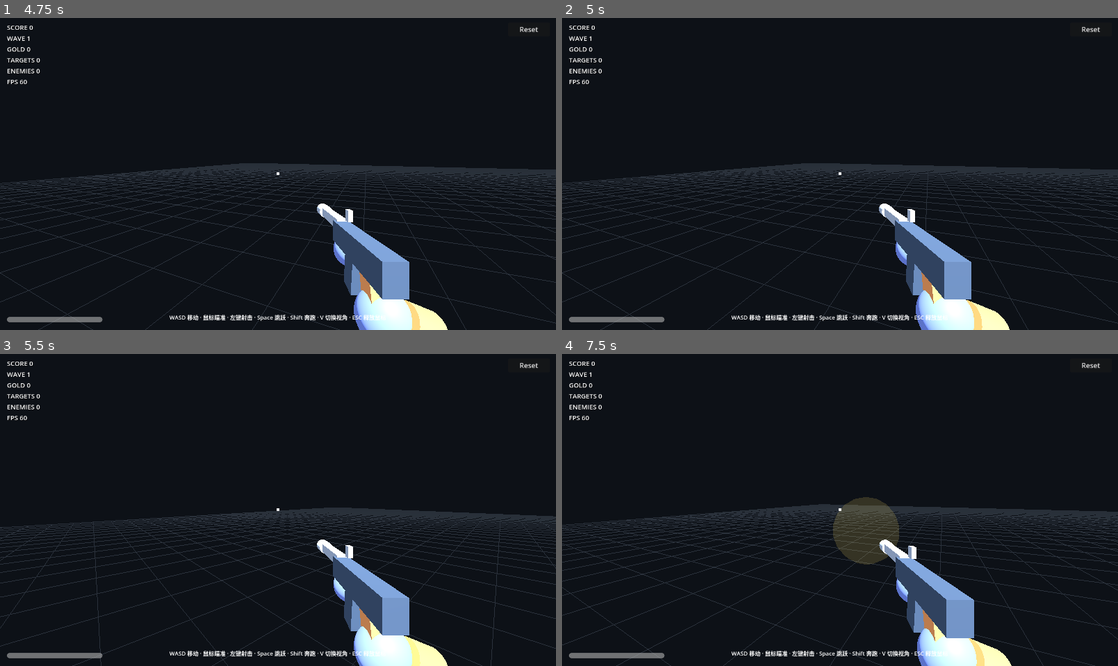
Above: before the commit, frames 1-4 (two rows, left to right).
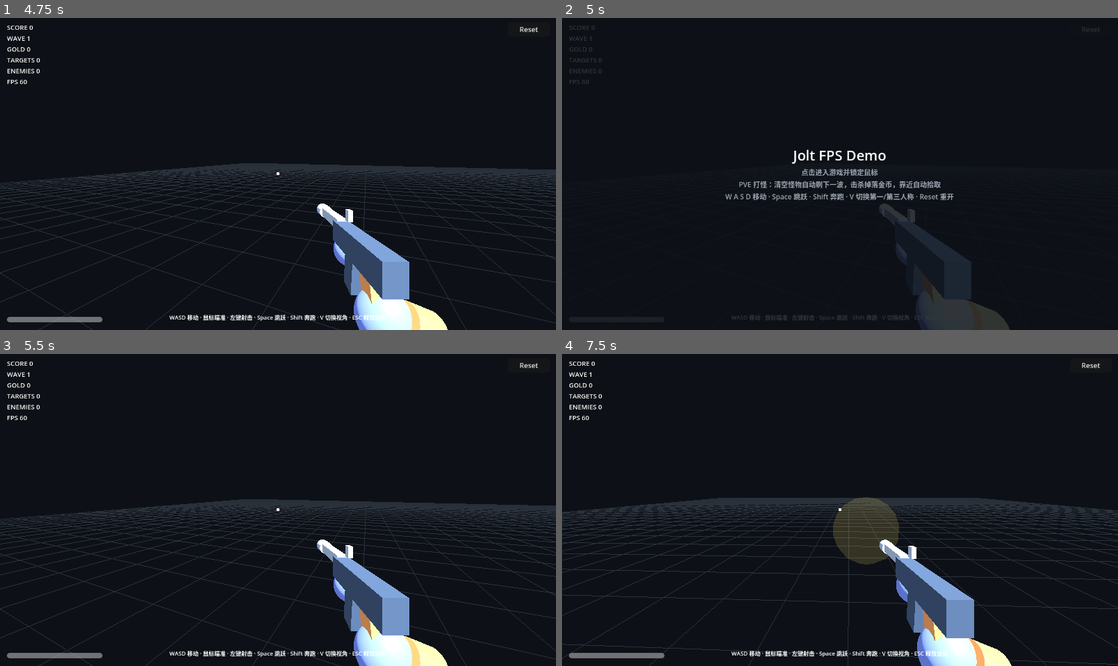
Above: after the commit, the same moments.

Repository: beijian128/fps
Game: Godot game, scene res://scenes/main.tscn
Two runs of this game, one before a commit and one after it. Both use one fixed random seed, a clock stepped at 60 frames per second and the inputs below.
Inputs (mouse positions are in pixels of both pictures, inside the frame that each line leads up to):
- Up to frame 1 (4.75 s): tap Enter at 0.5 s; move the mouse to (400, 158) at 0.52 s; hold D 0.53-1.25 s; tap V at 0.6, 2.85, 4.35 s; click (400, 158) at 0.67 s; tap Space at 0.77 s; click "Reset" at 1.25 s; move the mouse to (250, 174) at 2.02 s; hold W from 2.03 s (still down); tap Shift at 2.1, 3.6 s; click (250, 174) at 2.17 s; move the mouse to (289, 167) at 2.77 s; click (289, 167) at 2.92 s; move the mouse to (272, 177) at 3.52 s; click (272, 177) at 3.67 s; move the mouse to (316, 177) at 4.27 s; click (316, 177) at 4.42 s
- Up to frame 2 (5 s): keep holding W; tap Escape at 4.9 s
- Up to frame 3 (5.5 s): keep holding W; move the mouse to (233, 506) at 5.02 s; tap Shift at 5.1 s; click (233, 506) at 5.17 s
- Up to frame 4 (7.5 s): move the mouse to (845, 510) at 5.77 s; tap V at 5.85, 7.35 s; click (845, 510) at 5.92 s; move the mouse to (817, 503) at 6.52 s; release W at 6.53 s; hold D 6.53-7.28 s; tap Shift at 6.6 s; click (817, 503) at 6.67 s; move the mouse to (867, 506) at 7.27 s; hold W from 7.28 s (still down); click (867, 506) at 7.42 s

Frame 1 is identical in both runs. In frame 2, 12% of the frame differs, in the area x 0-100%, y 2-100%; in frame 3, 9.7%; in frame 4, 10%.

Commit message:
fix: harden server/client networking and gameplay consistency
Server (joltgo):
- ecs: Destroy fully unregisters physical entities so empty-archetype rows/rec entries stop accumulating in long sessions (logic-entity recycle unchanged)
- sim: wave counts now match docs (3,4,5,6,...); clamp client-reported horizontal speed to maxPlayerSpeed; respawn writes Position component and clears velocity same-tick; Init is idempotent; add Simulation.Shutdown
- wrapper: contact polling pops up to N per call and keeps the remainder (no silent truncation over buffer); EnsureJoltInitialized uses std::call_once
- ws: single-writer output channel (control frames go through writeLoop), writeLoop self-removes on error, readLoop reuses the hijacked buffered reader, protocol validation (version 13, RSV/opcode/control-length/masked); graceful shutdown on Ctrl+C in main

Client (godot_client):
- same-step snapshots deduped by content: shoot/reset push frames with new bodies are accepted in place (keep t, reject stale frames that delete bodies)
- receive watchdog force-reconnects half-open connections; reconnect clears body entities and last-projectile state
- monsters anchored to the capsule base (no longer hovering); metalness -> metallic (Godot 4); explicit ESC releases mouse; jump only queued while captured

Tests: new Go unit tests (external destroy, Add2/Add4 + QueryEach3/4, input clamp, same-tick respawn, Init idempotent) and Godot headless regression tests (same-step dedup, reconnect cleanup).

Diff:
--- a/godot_client/scripts/body_entity.gd
+++ b/godot_client/scripts/body_entity.gd
@@ -51,11 +51,21 @@
 	_simple_mesh = mi
 
 func _build_monster(body: Dictionary) -> void:
-	var r := maxf(0.25, float((body.get("size", [0.35, 0.5, 0.0]) as Array)[0]))
+	var size_a: Array = body.get("size", [0.35, 0.5, 0.0])
+	var r := maxf(0.25, float(size_a[0]))
+	var half := maxf(0.0, float(size_a[1]))
+
+	# 服务端敌人胶囊的 pos 是胶囊中心（底部 = 中心 - (半高 + 半径)），而卡通模型的
+	# 最低点是腿部（局部约 -0.96*r）。把整个视觉组下移 (半高 + 半径) - 0.96*r，
+	# 让怪物脚底贴地、与物理胶囊一致，而不是悬浮在半空。
+	var ground := Node3D.new()
+	ground.name = "GroundAnchor"
+	ground.position.y = -(half + r) + r * 0.96
+	add_child(ground)
 
 	_bob = Node3D.new()
 	_bob.name = "Bob"
-	add_child(_bob)
+	ground.add_child(_bob)
 
 	# 身体：大扁球，肚皮更浅色的小球叠在前下方。
 	var body_mesh := SphereMesh.new()
@@ -117,7 +127,7 @@
 	var mat := StandardMaterial3D.new()
 	mat.albedo_color = color
 	mat.roughness = 0.55
-	mat.metalness = 0.0
+	mat.metallic = 0.0
 	mi.material_override = mat
 	parent.add_child(mi)
 	return mi
@@ -164,19 +174,19 @@
 		mat.emission_enabled = true
 		mat.emission = Color("550000")
 		mat.roughness = 0.35
-		mat.metalness = 0.1
+		mat.metallic = 0.1
 	elif b.get("static", false):
 		mat.albedo_color = Color("6e7681")
 		mat.roughness = 0.9
 	else:
 		mat.albedo_color = Color("d08a4e")
 		mat.roughness = 0.65
-		mat.metalness = 0.05
+		mat.metallic = 0.05
 	return mat
 
 func _signature(b: Dictionary) -> String:
 	var size: Array = b.get("size", [0.0, 0.0, 0.0])
-	return "%d|%s|%s|%s|%s|%.5f" % [
+	return "%d|%s|%s|%s|%s|%.5f|%.5f" % [
 		int(b.get("type", 0)), b.get("static", false), b.get("target", false),
-		b.get("enemy", false), b.get("projectile", false), float(size[0]),
+		b.get("enemy", false), b.get("projectile", false), float(size[0]), float(size[1]),
 	]
--- a/godot_client/scripts/fps_client.gd
+++ b/godot_client/scripts/fps_client.gd
@@ -1,38 +1,58 @@
 extends Node
 ## 与游戏服务端的 WebSocket 传输层：只负责连接管理、收发与 JSON 编解码，
 ## 游戏逻辑不感知网络细节。连接断开后自动重连并补推快照。
+##
+## 活性保障：服务端每 tick（50 ms）都推送快照，因此用"N 秒收不到任何数据"
+## 作为接收看门狗——半开连接（对端崩溃不发 FIN、路由丢包、休眠唤醒）不会让
+## WebSocketPeer 进入 CLOSED，此时强制重建连接，避免画面永久冻结。
 
 signal state_received(state: Dictionary)  # 服务端推送的状态快照
 signal connection_changed(connected: bool) # 连接状态变化
 
 const WS_URL := "ws://localhost:8080/"
 const RETRY_SECS := 1.0
+const RECV_TIMEOUT := 2.5  # 秒：20 Hz 推送下正常间隔 ~50ms，远小于此阈值
 
 var _ws := WebSocketPeer.new()
 var _retry_at := 0.0
+var _last_recv := 0.0  # 最近一次收到数据的时间戳（秒）
 var connected := false
 
 func _ready() -> void:
 	_ws.connect_to_url(WS_URL)
 
 func _process(_delta: float) -> void:
+	var now := Time.get_ticks_msec() / 1000.0
 	_ws.poll()
 	match _ws.get_ready_state():
 		WebSocketPeer.STATE_OPEN:
 			if not connected:
 				connected = true
+				_last_recv = now
 				connection_changed.emit(true)
 			while _ws.get_available_packet_count() > 0:
 				_handle_packet(_ws.get_packet())
+				_last_recv = now
+			if now - _last_recv > RECV_TIMEOUT:
+				_force_reconnect()
 		WebSocketPeer.STATE_CLOSED:
 			if connected:
 				connected = false
 				connection_changed.emit(false)
-			var now := Time.get_ticks_msec() / 1000.0
 			if now >= _retry_at:
 				_retry_at = now + RETRY_SECS
 				_ws = WebSocketPeer.new()
 				_ws.connect_to_url(WS_URL)
+
+## 强制重连：旧 peer 可能停在一个永远不会进入 CLOSED 的半开连接上（对端已死、
+## 没有 FIN/RST 回来），继续等待只会冻结画面。直接丢弃旧 peer 并立即重连。
+func _force_reconnect() -> void:
+	if connected:
+		connected = false
+		connection_changed.emit(false)
+	_ws = WebSocketPeer.new()
+	_retry_at = 0.0
+	_ws.connect_to_url(WS_URL)
 
 func _handle_packet(pkt: PackedByteArray) -> void:
 	var data: Variant = JSON.parse_string(pkt.get_string_from_utf8())
--- a/godot_client/scripts/main.gd
+++ b/godot_client/scripts/main.gd
@@ -63,6 +63,7 @@
 var _last_score := 0
 var _last_health := 100.0
 var _prev_projectiles := {}  # id -> Vector3
+var _snap_sig := ""  # 最近一次已接受快照的内容摘要（step 无关），同 step 帧去重用
 var _hit_flash: ColorRect
 # 自动化测试钩子：无头环境无法真正捕获鼠标，设置该环境变量后视作已捕获。
 var _capture_override := OS.get_environment("JOLT_FORCE_CAPTURE") != ""
@@ -80,20 +81,33 @@
 	if not connected:
 		_prev_snap = {}
 		_next_snap = {}
+		_snap_sig = ""
 		for id in _res_nodes:
 			_res_nodes[id]["node"].queue_free()
 		_res_nodes = {}
+		# 刚体渲染节点与"上一帧弹丸"一并清空：避免旧刚体以冻结姿势残留到被新
+		# 快照 diff 移除，也避免重连后旧弹丸的消失被误判成"命中"爆闪。
+		for id in _entities:
+			_entities[id].queue_free()
+		_entities = {}
+		_prev_projectiles = {}
 
 func _process(delta: float) -> void:
 	if delta > 0.0:
 		_fps_ema += (1.0 / delta - _fps_ema) * 0.08
 
-	# 跳跃在按下瞬间排队，随下一帧输入上报给服务端。
+	# 仅锁定时上报移动输入（每渲染帧一次 ≈ 60 Hz）；释放时补一条静止输入，
+	# 避免服务端沿用上次的速度继续移动。
+	var captured := _capture_override or Input.mouse_mode == Input.MOUSE_MODE_CAPTURED
+
+	# 跳跃在按下瞬间排队，随下一帧输入上报给服务端。未锁定时（标题遮罩/鼠标
+	# 已释放）不排队也不播音效，避免把过期的跳跃误发出去或空播音效。
 	var space := Input.is_key_pressed(KEY_SPACE)
 	if space and not _jump_held:
-		_jump_queued = true
 		_jump_held = true
-		sfx.play("jump")
+		if captured:
+			_jump_queued = true
+			sfx.play("jump")
 	if not space:
 		_jump_held = false
 
@@ -104,9 +118,6 @@
 		_hud_score, _hud_wave, _hud_gold, _hud_targets, _hud_enemies, roundi(_fps_ema),
 	]
 
-	# 仅锁定时上报移动输入（每渲染帧一次 ≈ 60 Hz）；释放时补一条静止输入，
-	# 避免服务端沿用上次的速度继续移动。
-	var captured := _capture_override or Input.mouse_mode == Input.MOUSE_MODE_CAPTURED
 	overlay.visible = not captured
 	if captured:
 		fps_client.send_input(_wish_velocity(), _jump_queued)
@@ -125,6 +136,9 @@
 	elif event is InputEventKey and event.pressed and event.keycode == KEY_V:
 		_third_person = not _third_person
 		_apply_camera_mode()
+	elif event is InputEventKey and event.pressed and event.keycode == KEY_ESCAPE:
+		# 显式释放鼠标（不依赖引擎对 ESC 的默认行为）。
+		Input.mouse_mode = Input.MOUSE_MODE_VISIBLE
 
 func _unhandled_input(event: InputEvent) -> void:
 	if Input.mouse_mode == Input.MOUSE_MODE_CAPTURED:
@@ -186,20 +200,36 @@
 	_store_snapshot(s)
 
 ## 推流时序维护：tick 连续则滚动双缓冲；跳号（重置/重连）清空插值缓冲。
+##
+## 服务端在 shoot/reset 后会"立即补推"一帧：它与上一帧同 step，但内容可能已变
+## （例如刚发射的弹丸）。因此同 step 帧按「内容」而非逐字去重：
+##   - 内容未变（tick 广播与补推的重复帧）→ 忽略；
+##   - 内容新增/更新（且未删除当前帧已有的刚体）→ 原地刷新下一帧。保留原
+##     到达时间 t，避免高速刚体在插值中回跳；补推只增删弹丸，刚体位置不变。
+##   - 含删除的同 step 帧视为迟到的旧内容（补推帧只会新增），跳过以防回退。
 func _store_snapshot(s: Dictionary) -> void:
 	if _next_snap.is_empty():
 		_next_snap = _parse_snapshot(s, Time.get_ticks_msec() / 1000.0)
+		_snap_sig = _frame_sig(s)
 		_render_resources(_next_snap["resources"])
 		return
 	var last_step := int(_next_snap["step"])
 	var step := int(s.get("step", 0))
 	if step == last_step:
+		if _frame_sig(s) == _snap_sig or not _frame_keeps_bodies(s, _next_snap):
+			return
+		_next_snap = _parse_snapshot(s, float(_next_snap["t"]))
+		_snap_sig = _frame_sig(s)
+		_update_hud(s)
+		_detect_impacts(_next_snap["bodies"])
+		_render_resources(_next_snap["resources"])
 		return
 	if step == last_step + 1:
 		_prev_snap = _next_snap
 	else:
 		_prev_snap = {}
 	_next_snap = _parse_snapshot(s, Time.get_ticks_msec() / 1000.0)
+	_snap_sig = _frame_sig(s)
 	_update_hud(s)
 	_detect_impacts(_next_snap["bodies"])
 	_render_resources(_next_snap["resources"])
@@ -231,6 +261,35 @@
 		"bodies": bodies, "player": feet, "resources": resources,
 	}
 
+## 内容摘要（与 step 无关）：刚体/金币按服务端的 id 升序取位置，附玩家位置。
+## 用于同 step 重复推送的快速比较；位置保留 3 位小数以容忍 JSON 往返浮点噪声。
+func _frame_sig(s: Dictionary) -> String:
+	var parts := PackedStringArray()
+	for b: Variant in s.get("bodies", []):
+		var bd: Dictionary = b
+		var p: Array = bd.get("pos", [0.0, 0.0, 0.0])
+		parts.append("%d@%.3f,%.3f,%.3f" % [int(bd.get("id", 0)), float(p[0]), float(p[1]), float(p[2])])
+	parts.append("|")
+	for r: Variant in s.get("resources", []):
+		var rd: Dictionary = r
+		var rp: Array = rd.get("pos", [0.0, 0.0, 0.0])
+		parts.append("%d@%.3f,%.3f,%.3f" % [int(rd.get("id", 0)), float(rp[0]), float(rp[1]), float(rp[2])])
+	var pp: Array = s.get("player", {}).get("pos", [0.0, 0.0, 0.0])
+	parts.append("P%.3f,%.3f,%.3f" % [float(pp[0]), float(pp[1]), float(pp[2])])
+	return "\n".join(parts)
+
+## 新帧是否未删除当前帧里已有的刚体：同 step 的补推帧只会新增（弹丸）/更新位置
+## （Reset），删除只发生在 step 递增的 tick 广播里；含删除的同 step 帧当作迟到的
+## 旧内容跳过，避免把刚出现的新弹丸"冲掉"。
+func _frame_keeps_bodies(s: Dictionary, snap: Dictionary) -> bool:
+	var next_ids := {}
+	for b: Variant in s.get("bodies", []):
+		next_ids[int((b as Dictionary).get("id", 0))] = true
+	for id in (snap["bodies"] as Dictionary).keys():
+		if not next_ids.has(int(id)):
+			return false
+	return true
+
 ## 影子跟随：alpha = 距新快照到达的时间 / TICK，在 prev/next 之间插值。
 func _render_interpolated() -> void:
 	if _next_snap.is_empty():
@@ -309,7 +368,7 @@
 	gold_mat.emission = Color("ff9c3f")
 	gold_mat.emission_energy_multiplier = 0.35
 	gold_mat.roughness = 0.35
-	gold_mat.metalness = 0.5
+	gold_mat.metallic = 0.5
 	coin.material_override = gold_mat
 	root.add_child(coin)
 
@@ -442,7 +501,7 @@
 	var mat := StandardMaterial3D.new()
 	mat.albedo_color = color
 	mat.roughness = 0.6
-	mat.metalness = 0.0
+	mat.metallic = 0.0
 	mi.material_override = mat
 	parent.add_child(mi)
 	return mi
--- /dev/null
+++ b/godot_client/tests/reconnect_cleanup_test.gd
@@ -0,0 +1,47 @@
+extends SceneTree
+## 开发回归测试：验证断线时 _on_connection(false) 会把刚体渲染实体、金币节点与
+## "上一帧弹丸"全部清空（否则旧刚体以冻结姿势残留、重连后旧弹丸消失被误判命中）。
+## 运行：godot --headless --path <项目> --script res://tests/reconnect_cleanup_test.gd
+##（无需服务端：直接驱动主场景内部状态。）
+
+func _initialize() -> void:
+	_run()
+
+func _check(cond: bool, msg: String) -> bool:
+	if not cond:
+		print("RECONNECT_CLEANUP FAIL: ", msg)
+		quit(1)
+		return false
+	return true
+
+func _run() -> void:
+	var game = load("res://scenes/main.tscn").instantiate()
+	root.add_child(game)
+	await process_frame
+	await process_frame
+
+	# 模拟连接中残留的状态：一个渲染刚体节点 + 一枚金币节点 + 上一帧的弹丸。
+	var be = preload("res://scripts/body_entity.gd").new()
+	root.add_child(be)
+	game._entities[7] = be
+	var coin := Node3D.new()
+	root.add_child(coin)
+	game._res_nodes[5] = {"node": coin}
+	game._prev_projectiles = {3: Vector3.ZERO}
+	game._next_snap = {"step": 40, "bodies": {}}
+	game._prev_snap = {"step": 39, "bodies": {}}
+
+	game._on_connection(false)
+	await process_frame
+
+	if not _check(game._entities.is_empty(), "断线后 _entities 应被清空"): return
+	if not _check(game._prev_projectiles.is_empty(), "断线后 _prev_projectiles 应被清空"): return
+	if not _check(game._res_nodes.is_empty(), "断线后金币节点表应被清空"): return
+	# 节点已被 queue_free：用 is_instance_valid 检查（对已释放对象调方法会抛错）。
+	if not _check(not is_instance_valid(be), "刚体渲染节点应被释放"): return
+	if not _check(not is_instance_valid(coin), "金币节点应被释放"): return
+	if not _check(game._next_snap.is_empty() and game._prev_snap.is_empty(), "断线后快照缓冲应清空"): return
+	if not _check(game._snap_sig == "", "断线后内容摘要应重置"): return
+
+	print("RECONNECT_CLEANUP PASS")
+	quit(0)
--- /dev/null
+++ b/godot_client/tests/snapshot_same_step_test.gd
@@ -0,0 +1,68 @@
+extends SceneTree
+## 开发回归测试（不进发布包）：验证快照时序——"同 step 但内容已变"的补推帧会被
+## 接受。修复前客户端在 _store_snapshot 里按 step 逐字去重，服务端 shoot/reset 后
+## 的"立即补推"（与上一帧同 step、多了一枚弹丸）会被丢掉，导致弹丸延迟一个 tick
+## 才渲染。
+##
+## 运行：godot --headless --path <项目> --script res://tests/snapshot_same_step_test.gd
+## 注意：该测试直接驱动主场景的 _store_snapshot，请在服务端未启动时运行
+##（避免真实快照与合成快照互相干扰）。
+
+func _initialize() -> void:
+	_run()
+
+func _check(cond: bool, msg: String) -> bool:
+	if not cond:
+		print("SNAP_DEDUP FAIL: ", msg)
+		quit(1)
+		return false
+	return true
+
+func _run() -> void:
+	var game = load("res://scenes/main.tscn").instantiate()
+	root.add_child(game)
+	await process_frame
+	await process_frame
+
+	var base := {
+		"bodies": [],
+		"resources": [],
+		"player": {"pos": [0.0, 0.2, 12.0], "health": 100.0},
+		"step": 50, "score": 0, "wave": 1, "gold": 0,
+	}
+	var proj := {"id": 3, "type": 1, "static": false, "target": false, "enemy": false,
+		"projectile": true, "pos": [1.0, 1.0, -1.0], "quat": [0.0, 0.0, 0.0, 1.0],
+		"size": [0.08, 0.0, 0.0], "health": 0.0, "active": true}
+
+	# 1. 首帧（step 50，无刚体）。
+	game._store_snapshot(base)
+	if not _check(not game._next_snap.is_empty(), "first snapshot not stored"): return
+	if not _check(int(game._next_snap["step"]) == 50, "first step mismatch"): return
+
+	# 2. 同 step 50、但多了一枚弹丸（服务端 shoot 后的立即补推）→ 必须被接受。
+	var f2 := base.duplicate(true)
+	f2["bodies"] = [proj]
+	game._store_snapshot(f2)
+	if not _check((game._next_snap["bodies"] as Dictionary).has(3), "same-step new body was dropped"): return
+
+	# 3. 同 step 50、内容完全相同 → 忽略（内容与到达时间 t 都不变）。
+	var t_before: float = game._next_snap["t"]
+	game._store_snapshot(f2)
+	if not _check((game._next_snap["bodies"] as Dictionary).size() == 1, "duplicate changed content"): return
+	if not _check(absf(game._next_snap["t"] - t_before) < 0.0001, "duplicate refreshed arrival t"): return
+
+	# 4. 迟到的旧内容帧（同 step、删掉了已有弹丸）→ 跳过，不回退。
+	var f3 := base.duplicate(true)
+	game._store_snapshot(f3)
+	if not _check((game._next_snap["bodies"] as Dictionary).has(3), "stale same-step frame regressed bodies"): return
+
+	# 5. 下一 tick（step 51）→ 正常滚动双缓冲。
+	var f4 := base.duplicate(true)
+	f4["step"] = 51
+	f4["player"] = {"pos": [0.5, 0.2, 12.0], "health": 100.0}
+	game._store_snapshot(f4)
+	if not _check(int(game._next_snap["step"]) == 51, "step+1 scroll failed"): return
+	if not _check((game._next_snap["bodies"] as Dictionary).is_empty(), "step+1 bodies mismatch"): return
+
+	print("SNAP_DEDUP PASS")
+	quit(0)
Not shown, changed: joltgo/ecs/ecs.go
Not shown, changed: joltgo/ecs/ecs_test.go
Not shown, changed: joltgo/main.go
Not shown, changed: joltgo/sim/sim_test.go
Not shown, changed: joltgo/sim/simulation.go
Not shown, changed: joltgo/sim/systems.go
Not shown, changed: joltgo/wrapper/jolt_c.cpp
Not shown, changed: joltgo/wrapper/jolt_c.h
Not shown, changed: joltgo/ws.go
